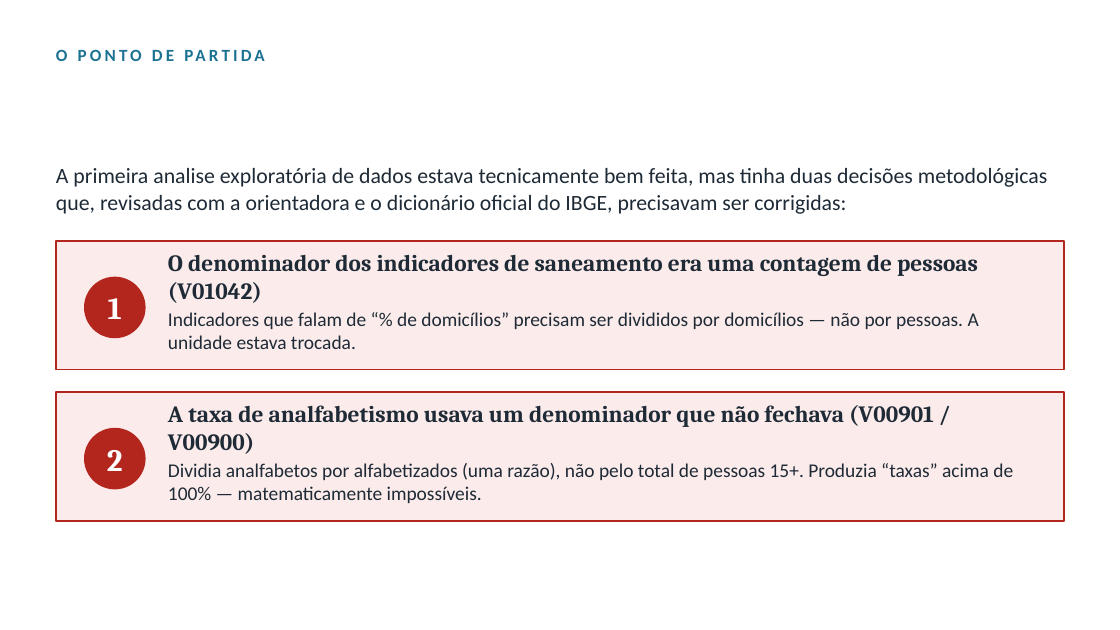
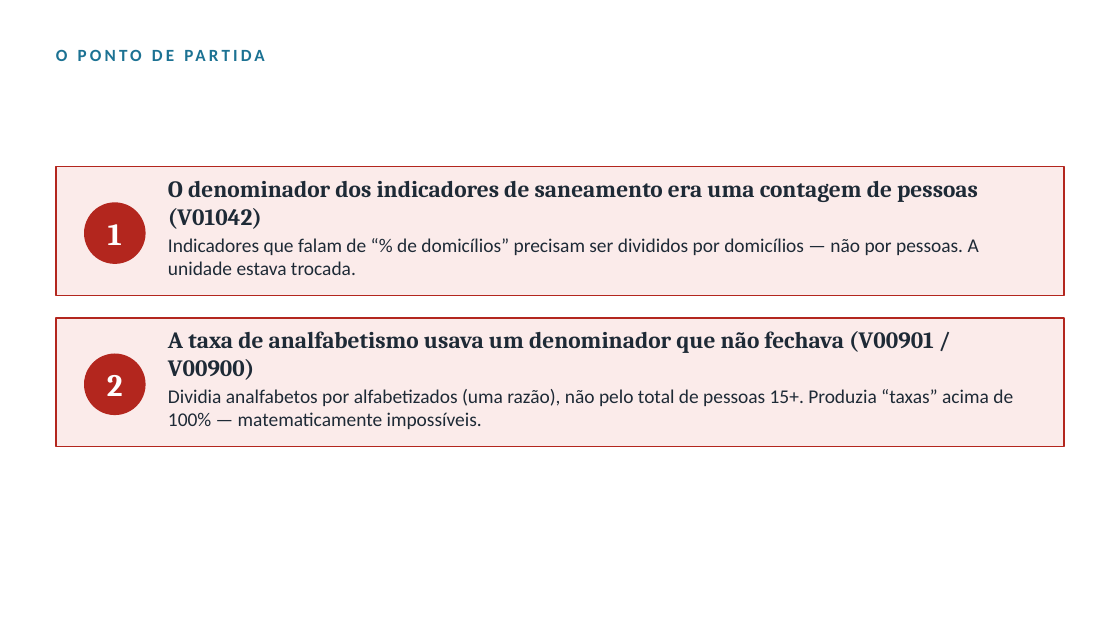
Before and after one commit to pedrinndias/Projeto_IVS_Censo, a slide deck: slide 4 of docs/Apresentacoes_IVS/1_APRESENTAR_Comparativo_EDA_antiga_vs_nova.pptx. Drawn at 1120x630 pixels with LibreOffice and Linux fonts; fonts in the diff are those of the drawing. Boxes give left, top, right and bottom in pixels: in the first picture for what was removed or moved away, otherwise in the second. Text is boxed around its words. In the diff, an @@ line names an element or a change of style, - is before the commit and + after.

```diff
--- a/docs/Apresentacoes_IVS/1_APRESENTAR_Comparativo_EDA_antiga_vs_nova.pptx
+++ b/docs/Apresentacoes_IVS/1_APRESENTAR_Comparativo_EDA_antiga_vs_nova.pptx
@@ text removed at (56,168,1047,214) @@
-A primeira analise exploratória de dados estava tecnicamente bem feita, mas tinha duas decisões metodológicas que, revisadas com a orientadora e o dicionário oficial do IBGE, precisavam ser corrigidas:
@@ 6 texts, 2 rectangles, 2 ellipses: place and size @@
-6 texts, 2 rectangles, 2 ellipses at (56,241,1064,521)
+6 texts, 2 rectangles, 2 ellipses at (56,167,1064,447)
```
Also in this commit, not shown: 2 other files.
